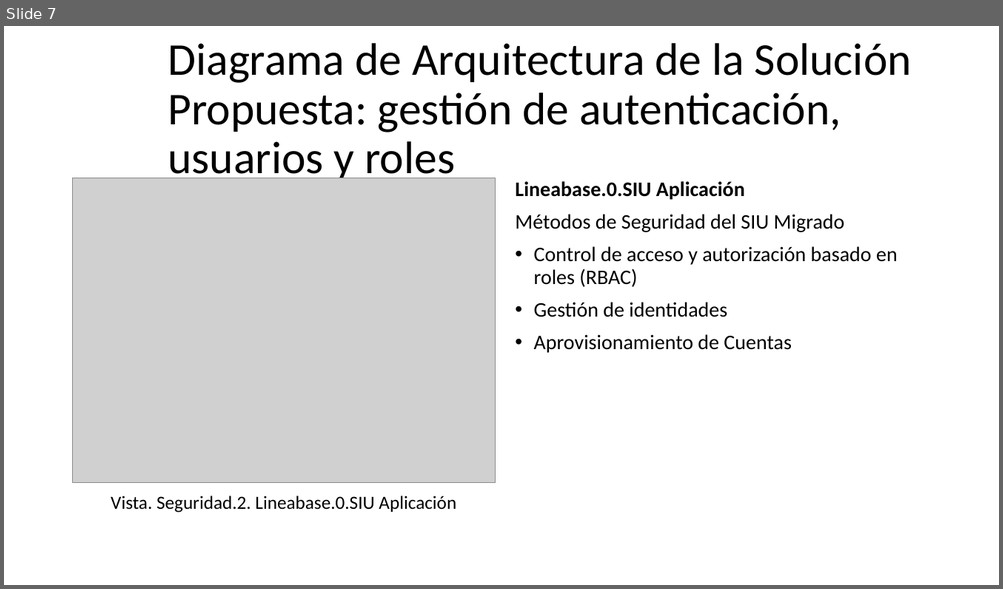
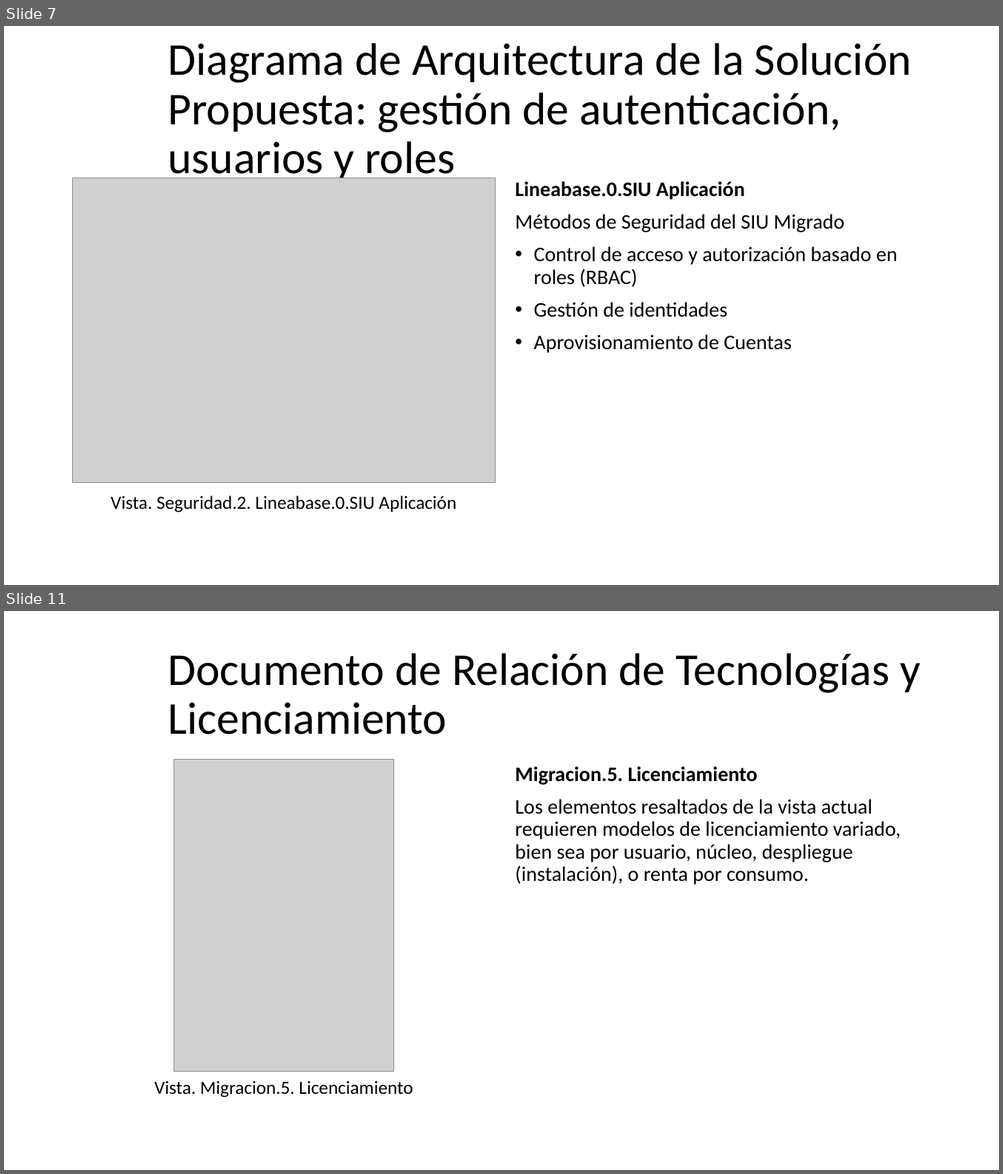
Before and after one commit to hwong23/pgn-078, a slide deck: content/pptxoutpt.pptx. Shown one above the other, each under a label of ours: slide 7 before the commit, slides 7 and 11 after it; the slides between them are not shown. The pictures are 1003x589 and 1003x1174 pixels, drawn with LibreOffice and Linux fonts; fonts in the diff are those of the drawing; grey boxes stand for pictures. Boxes give left, top, right and bottom in pixels: in the first picture for what was removed or moved away, otherwise in the second. Text is boxed around its words. In the diff, an @@ line names an element or a change of style, - is before the commit and + after.

```diff
--- a/content/pptxoutpt.pptx
+++ b/content/pptxoutpt.pptx
@@ slide 11 added at (4, 611, 999, 1170), background #FFFFFF @@
@@ title added at (168, 653, 920, 735), 44 pt, text #000000 @@
+Documento de Relación de Tecnologías y Licenciamiento
@@ picture added at (174, 760, 393, 1072) @@
@@ text added at (515, 766, 900, 885), 20 pt, text #000000 @@
+Migracion.5. Licenciamiento
+Los elementos resaltados de la vista actual requieren modelos de licenciamiento variado, bien sea por usuario, núcleo, despliegue (instalación), o renta por consumo.
@@ text added at (154, 1081, 412, 1098), 18 pt, text #000000 @@
+Vista. Migracion.5. Licenciamiento
```
Also in this commit, not shown: 1 slide changed, 2 other slides added, 1 slide removed, 4 other files.
